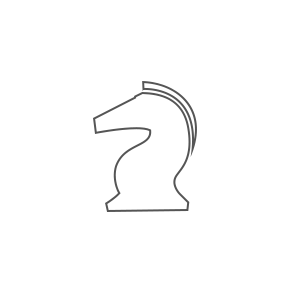
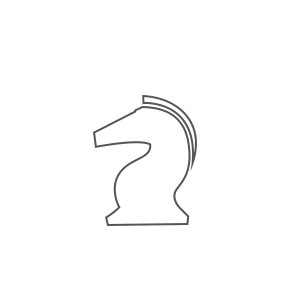
Two versions of the same layered image (300px x 300px). Layer-by-layer changes:
painted on "形状 2" over (x1=93, y1=81, x2=197, y2=226)
